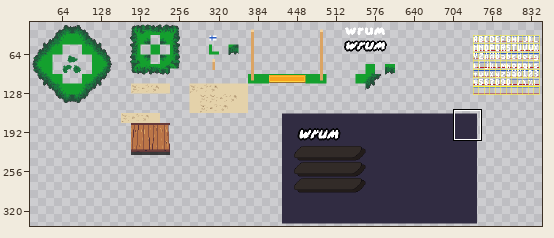
Pixel-art file -- sketch.aseprite. Above, an overview of the earlier version with the close-up marked.
Close-up. Old version:
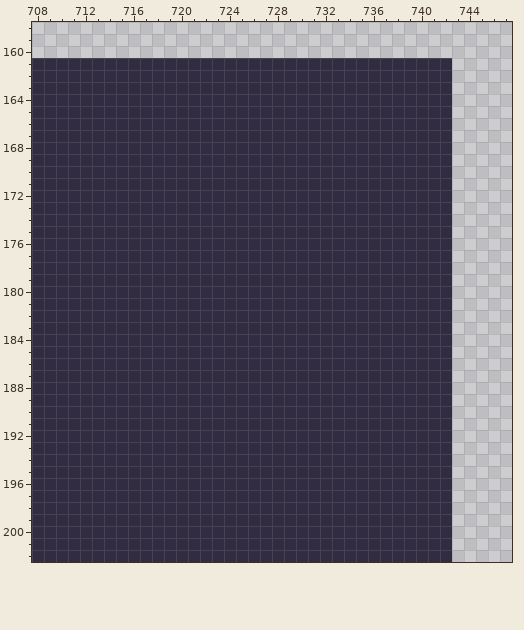
1051x360 pixels, 1 frame. Shown: x 708..747, y 158..202. The wide view leaves out empty margins. The commit also changed other parts of the picture, which this record leaves out.
After the commit:
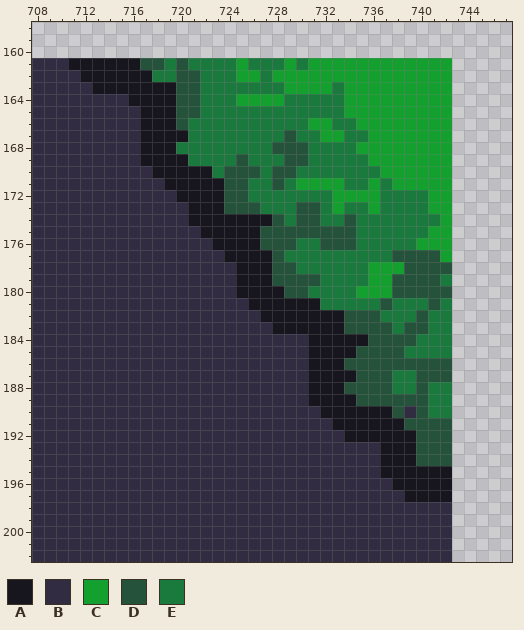
Palette (. is transparent): A #17151e  B #312c42  C #14a02e  D #24523b  E #1a7a3e
What changed:
Layer "Layer 1":
y 161: x 711..742 BBBBBBBBBBBBBBBBBBBBBBBBBBBBBBBB -> AAAAAADDEDEEEECEEECECCCCCCCCCCCC
y 162: x 712..742 BBBBBBBBBBBBBBBBBBBBBBBBBBBBBBB -> AAAAAAEEDDEEECCECCCCCCCCCCCCCCC
y 163: x 713..742 BBBBBBBBBBBBBBBBBBBBBBBBBBBBBB -> AAAAAAADDEEEEEEECCCCECCCCCCCCC
y 164: x 716..742 BBBBBBBBBBBBBBBBBBBBBBBBBBB -> AAAADDEEECCCCEEEEECCCCCCCCC
y 165: x 717..742 BBBBBBBBBBBBBBBBBBBBBBBBBB -> AAADDEEEEEEEEEEEECCCCCCCCC
y 166: x 717..742 BBBBBBBBBBBBBBBBBBBBBBBBBB -> AAADEEEEEEEEEECCEECCCCCCCC
y 167: x 717..742 BBBBBBBBBBBBBBBBBBBBBBBBBB -> AAAAEEEEEEEEDEECCEECCCCCCC
y 168: x 717..742 BBBBBBBBBBBBBBBBBBBBBBBBBB -> AAAEEEEEEEEDDDEEEECCCCCCCC
y 169: x 717..742 BBBBBBBBBBBBBBBBBBBBBBBBBB -> AAAAEEEEDEEEDDEEEEECCCCCCC
y 170: x 718..742 BBBBBBBBBBBBBBBBBBBBBBBBB -> AAAAAEDDDEDDEEEEEEECCCCCC
y 171: x 719..742 BBBBBBBBBBBBBBBBBBBBBBBB -> AAAAADDEEDECCCCEECECCCCC
y 172: x 720..742 BBBBBBBBBBBBBBBBBBBBBBB -> AAAADDEEEEEEECCCCEEEECC
y 173: x 721..742 BBBBBBBBBBBBBBBBBBBBBB -> AAADDDEEEDDECEECEEEECC
y 174: x 721..742 BBBBBBBBBBBBBBBBBBBBBB -> AAAAAAADEDDEEDEEEEEEEC
y 175: x 722..742 BBBBBBBBBBBBBBBBBBBBB -> AAAAADDDDDDDDEEEEEECC
y 176: x 723..742 BBBBBBBBBBBBBBBBBBBB -> AAAADDDEEDDDEEEEECCC
y 177: x 724..742 BBBBBBBBBBBBBBBBBBB -> AAAADEEEEEEEEEDDDDC
y 178: x 725..742 BBBBBBBBBBBBBBBBBB -> AAADDEEEEEECCCDDDD
y 179: x 725..742 BBBBBBBBBBBBBBBBBB -> AAADDDDEEEECCDDDDE
y 180: x 725..742 BBBBBBBBBBBBBBBBBB -> AAAADDEEEECCCDDDDD
y 181: x 726..742 BBBBBBBBBBBBBBBBB -> AAAAAAEEEEEDEEEDE
y 182: x 727..742 BBBBBBBBBBBBBBBB -> AAAAAAADDDEEEDEE
y 183: x 728..742 BBBBBBBBBBBBBBB -> AAAAAADDDDEDDEE
y 184: x 731..742 BBBBBBBBBBBB -> AAAAADDDDEEE
y 185: x 731..742 BBBBBBBBBBBB -> AAAADDDDEEEE
y 186: x 731..742 BBBBBBBBBBBB -> AAADDDDDDDDD
y 187: x 731..742 BBBBBBBBBBBB -> AAAADDDEEDDD
y 188: x 731..742 BBBBBBBBBBBB -> AAADDDDEEDEE
y 189: x 731..742 BBBBBBBBBBBB -> AAAADDDDDDEE
y 190: x 732..738 BBBBBBB -> AAAAAAD; x 740..742 BBB -> DEE
y 191: x 733..742 BBBBBBBBBB -> AAAAAADDDD
y 192: x 734..742 BBBBBBBBB -> AAAAAADDD
y 193..194: x 737..742 BBBBBB -> AAADDD
y 195: x 737..742 BBBBBB -> AAAAAA
y 196: x 738..742 BBBBB -> AAAAA
y 197: x 739..742 BBBB -> AAAA
Boxes around the changes in both close-ups, in picture pixels (x1, y1, x2, y2):
changed: (68, 58, 452, 502)
